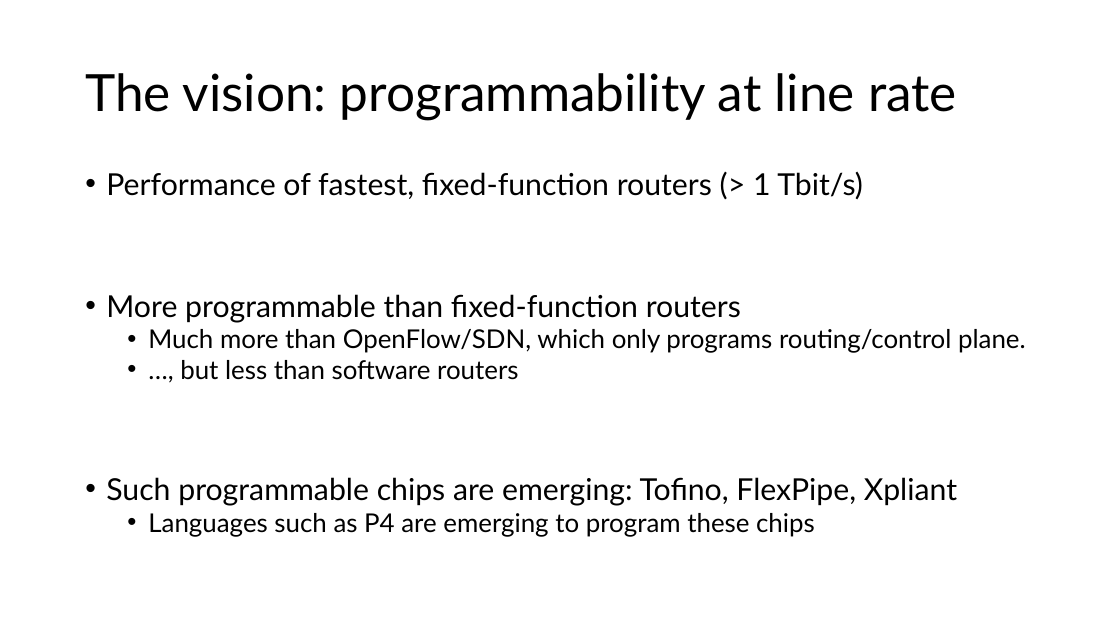
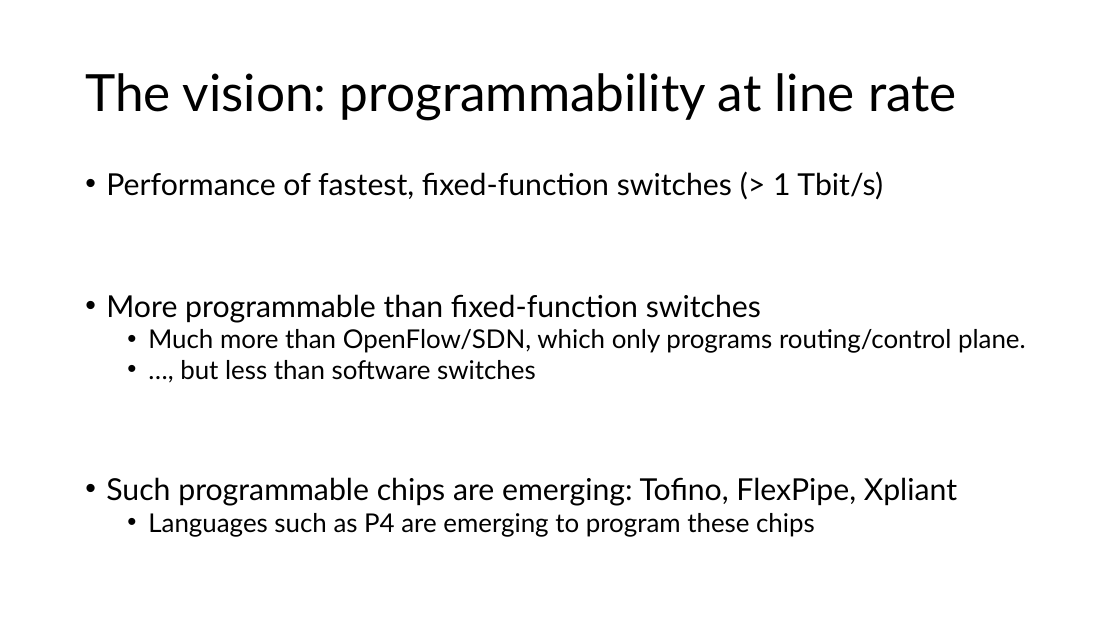
Before and after one commit to anirudhSK/pifo-domino-marple-ppts, a slide deck: slide 7 of combined_domino_pifo.pptx. Drawn at 1120x630 pixels with LibreOffice and Linux fonts; fonts in the diff are those of the drawing. Boxes give left, top, right and bottom in pixels: in the first picture for what was removed or moved away, otherwise in the second. Text is boxed around its words. In the diff, an @@ line names an element or a change of style, - is before the commit and + after.

Commit message:
Rename router to switch.
I think switch works better, router pipelines, shared-memory routers,
and router chips are all really confusing.

```diff
--- a/combined_domino_pifo.pptx
+++ b/combined_domino_pifo.pptx
@@ text at box(106, 171, 883, 322): text changed @@
-• Performance of fastest, fixed-function routers (> 1 Tbit/s)
-• More programmable than fixed-function routers
+• Performance of fastest, fixed-function switches (> 1 Tbit/s)
+• More programmable than fixed-function switches
@@ text at box(180, 360, 536, 380): text changed @@
-  • …, but less than software routers
+  • …, but less than software switches
```
Also in this commit, not shown: 10 other slides changed.
